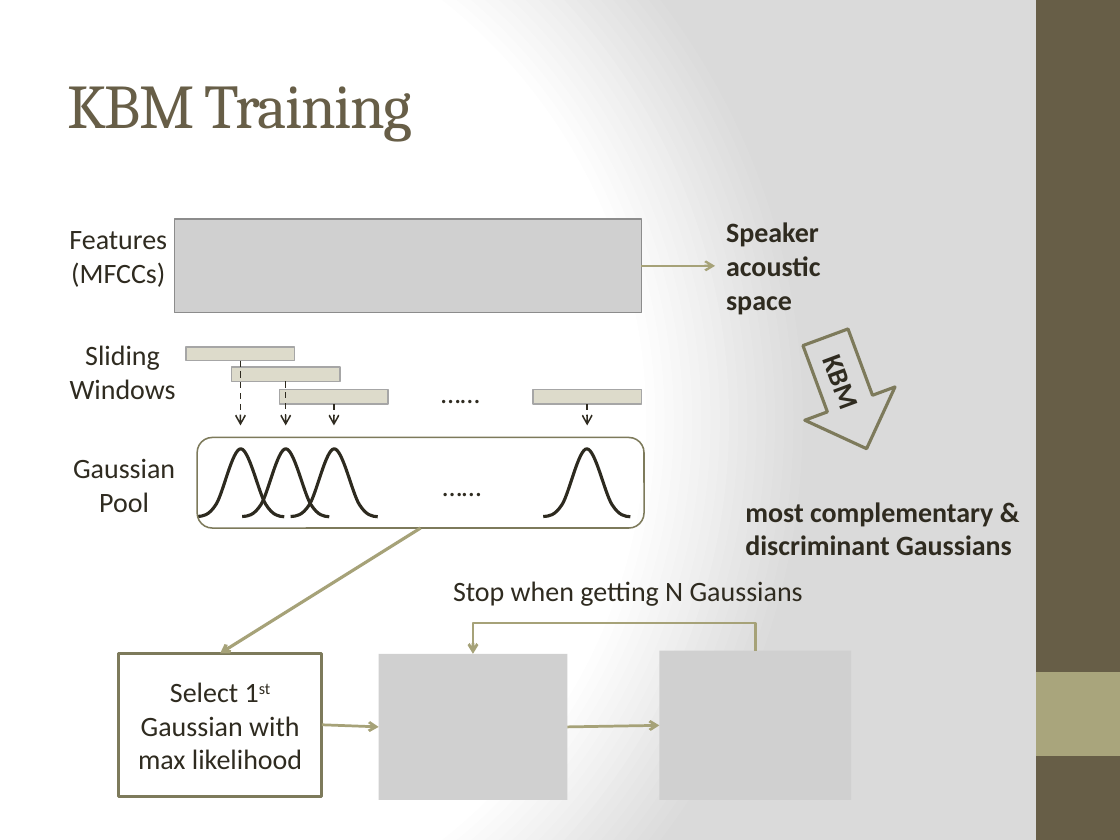
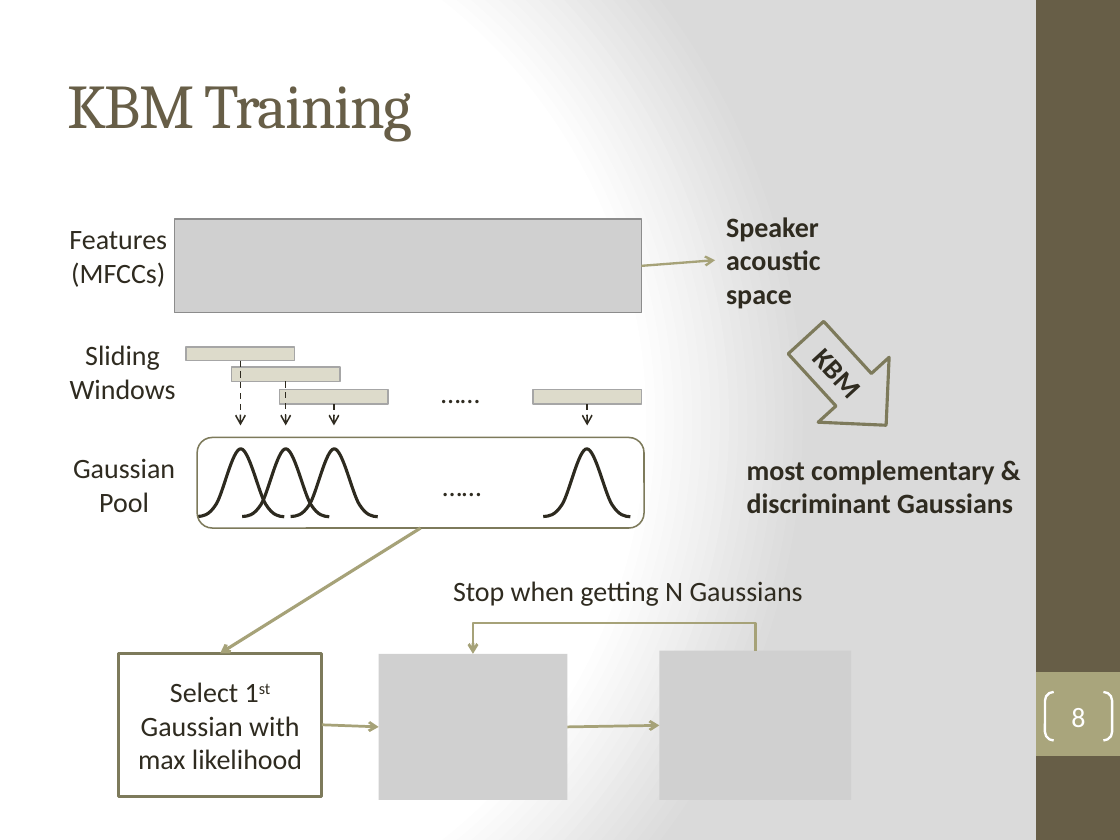
Before and after one commit to henryph/vba_project, a slide deck: slide 8 of Real-time Speaker Recognizer - Oral Examination.pptx (slide 7 before the commit). Drawn at 1120x840 pixels with LibreOffice and Linux fonts; fonts in the diff are those of the drawing; grey boxes stand for pictures. Boxes give left, top, right and bottom in pixels: in the first picture for what was removed or moved away, otherwise in the second. Text is boxed around its words. In the diff, an @@ line names an element or a change of style, - is before the commit and + after.

```diff
--- a/Real-time Speaker Recognizer - Oral Examination.pptx
+++ b/Real-time Speaker Recognizer - Oral Examination.pptx
@@ text "Speaker acoustic space": place and size @@
-text "Speaker acoustic space" at (726,222,820,315)
+text "Speaker acoustic space" at (726,217,820,309)
@@ arrow moved from (642, 265) - (715, 265) to (642, 265) - (715, 260) @@
@@ right arrow "KBM" at (770,306,921,458): rotation 69 to 47 degrees @@
@@ text "most complementary & discriminant Gaussians": place and size @@
-text "most complementary & discriminant Gaussians" at (745,502,1012,555)
+text "most complementary & discriminant Gaussians" at (747,460,1013,513)
@@ page number added at (1045,692,1112,740), outline #FFFFFF 1.5 pt, 18 pt, text #FFFFFF @@
+8
```
Also in this commit, not shown: 8 other slides changed, 7 slides added, 1 slide removed, 1 other file.
